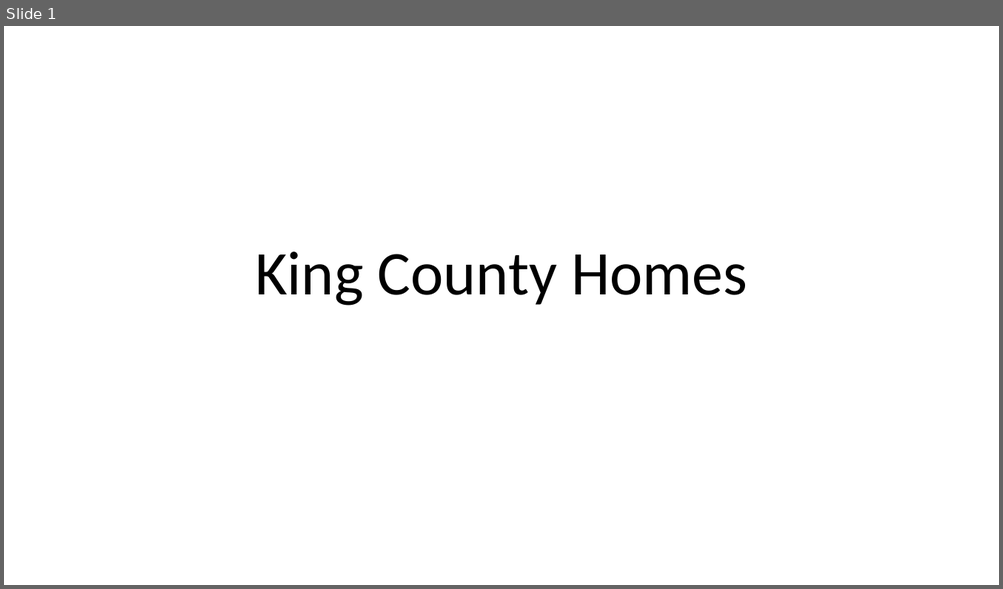
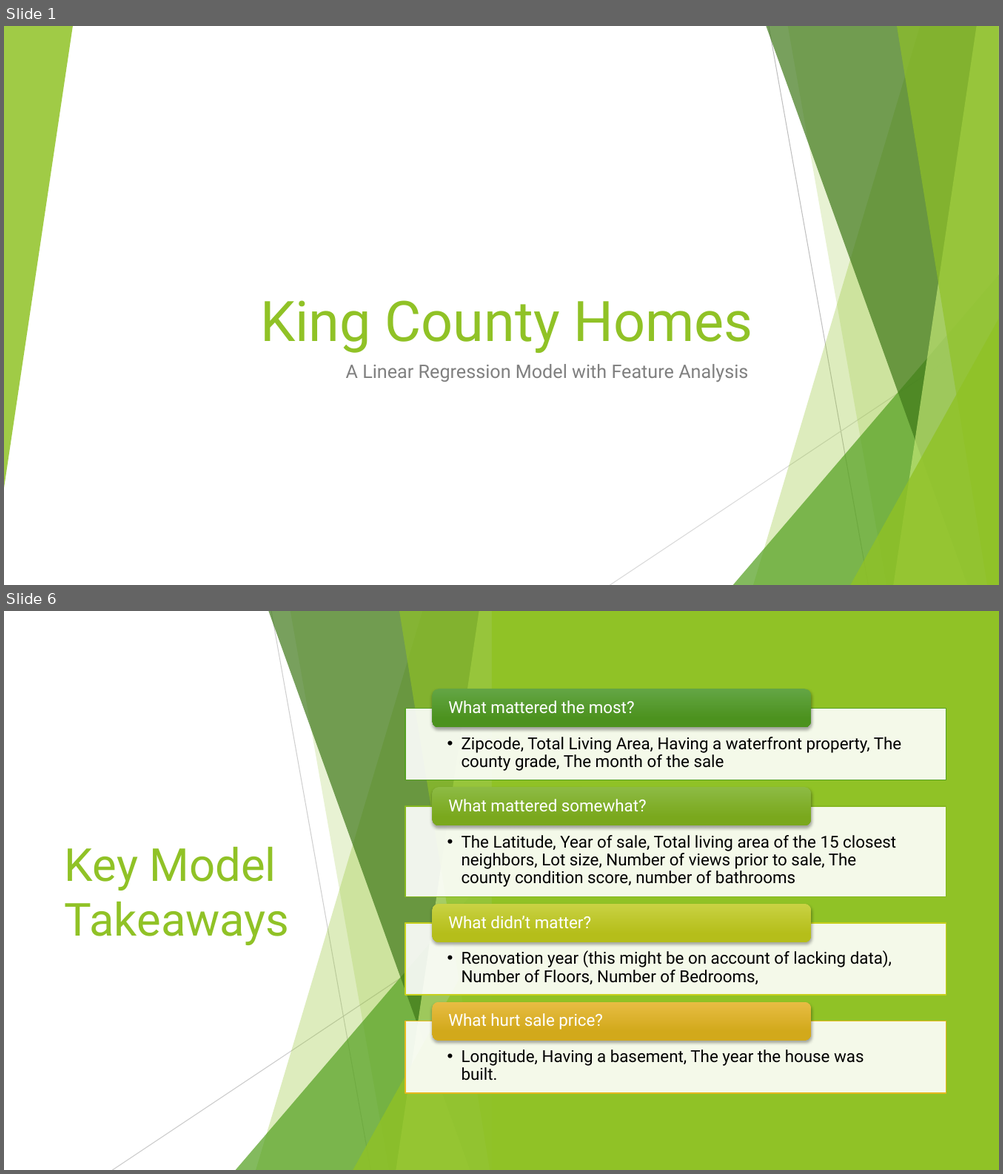
Before and after one commit to minthammock/dsc-mod-2-project-v2-1-onl01-dtsc-pt-041320, a slide deck: Non-Technical.pptx. Shown one above the other, each under a label of ours: slide 1 before the commit, slides 1 and 6 after it; the slides between them are not shown. The pictures are 1003x589 and 1003x1174 pixels, drawn with LibreOffice and Linux fonts; fonts in the diff are those of the drawing. Boxes give left, top, right and bottom in pixels: in the first picture for what was removed or moved away, otherwise in the second. Text is boxed around its words. In the diff, an @@ line names an element or a change of style, - is before the commit and + after.

```diff
--- a/Non-Technical.pptx
+++ b/Non-Technical.pptx
@@ slide 6 added at (4,611,999,1170), background #FFFFFF; not listed: 9 template elements that a slide beside it also shows @@
@@ rectangle added at (4,611,999,1170), fill #FFFFFF @@
@@ rectangle added at (492,611,999,1170), fill #90C226 @@
@@ title added at (65,846,290,945), 44 pt, text #90C226 @@
+Key Model Takeaways
@@ group added at (112,611,502,1170): 5 freeform shapes, 2 lines, 2 triangles @@
@@ triangle added at (4,939,40,1170), fill #90C226 at 85% opacity @@
@@ group added at (405,689,946,1093): 8 texts, 4 rectangles, 4 rounded rectangles @@
+  • Zipcode, Total Living Area, Having a waterfront property, The county grade, The month of the sale
+What mattered the most?
+  • The Latitude, Year of sale, Total living area of the 15 closest neighbors, Lot size, Number of views prior to sale, The county condition score, number of bathrooms
+What mattered somewhat?
+  • Renovation year (this might be on account of lacking data), Number of Floors, Number of Bedrooms,
+What didn’t matter?
+  • Longitude, Having a basement, The year the house was built.
+What hurt sale price?
@@ slide 1 changed as well @@
@@ group added at (4,26,999,585): 5 freeform shapes, 3 triangles, 2 lines @@
@@ title "King County Homes": place and size @@
-title "King County Homes" at (255,252,747,306)
+title "King County Homes" at (260,301,753,353)
@@ title "King County Homes" at (260,301,753,353): size 60 to 54 pt, font Calibri to Roboto, text colour #000000 to #90C226; alignment centre to right; line spacing 0.9 to 1 @@
@@ subtitle added at (346,364,748,383), 18 pt, text #808080 @@
+A Linear Regression Model with Feature Analysis
```
Also in this commit, not shown: 1 other slide changed, 12 other slides added, 2 slides removed, 2 other files.
